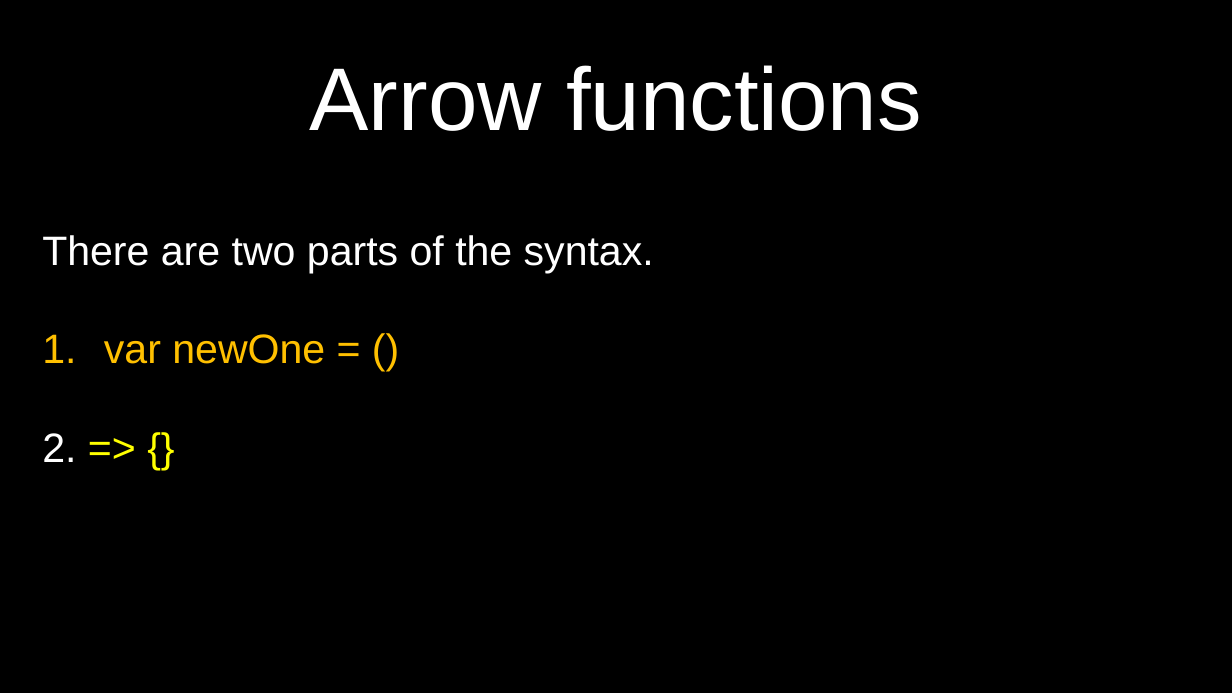
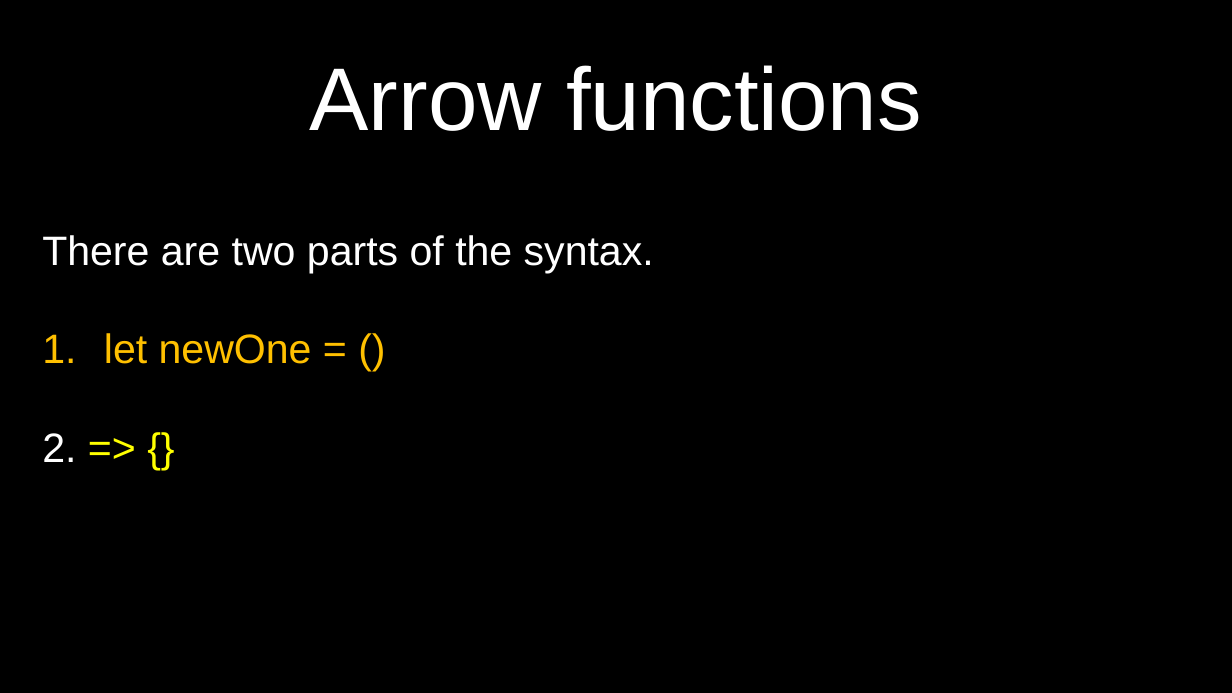
Before and after one commit to petereijgermans11/frontend-cursus, a slide deck: slide 15 of frontend-cursus/ 4 - ECMAScript 6 node-browser.pptx (slide 14 before the commit). Drawn at 1232x693 pixels with LibreOffice and Linux fonts; fonts in the diff are those of the drawing. Boxes give left, top, right and bottom in pixels: in the first picture for what was removed or moved away, otherwise in the second. Text is boxed around its words. In the diff, an @@ line names an element or a change of style, - is before the commit and + after.

```diff
--- a/frontend-cursus/ 4 - ECMAScript 6 node-browser.pptx
+++ b/frontend-cursus/ 4 - ECMAScript 6 node-browser.pptx
@@ text at <box>104,333,312,364</box>: text changed @@
-1. var newOne = ()
+1. let newOne = ()
```
Also in this commit, not shown: 1 other slide changed, 1 slide added, 3 other files.
